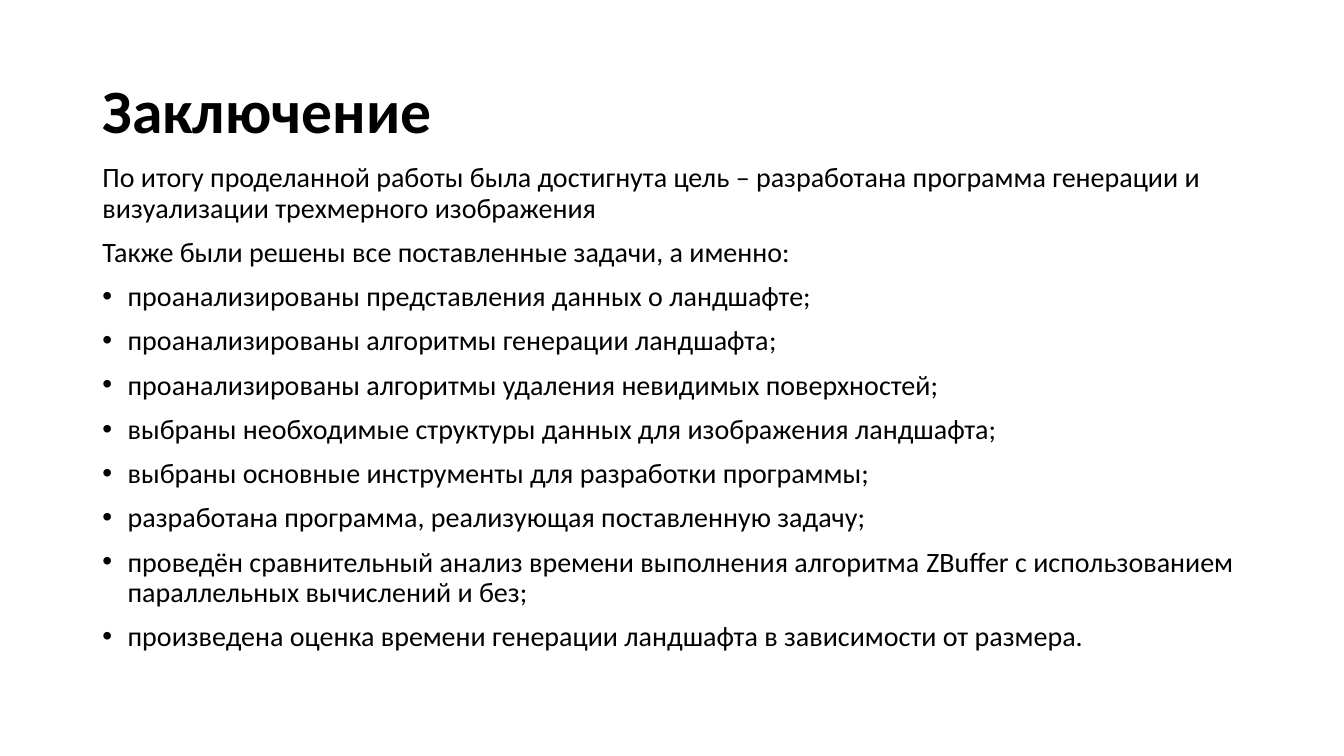
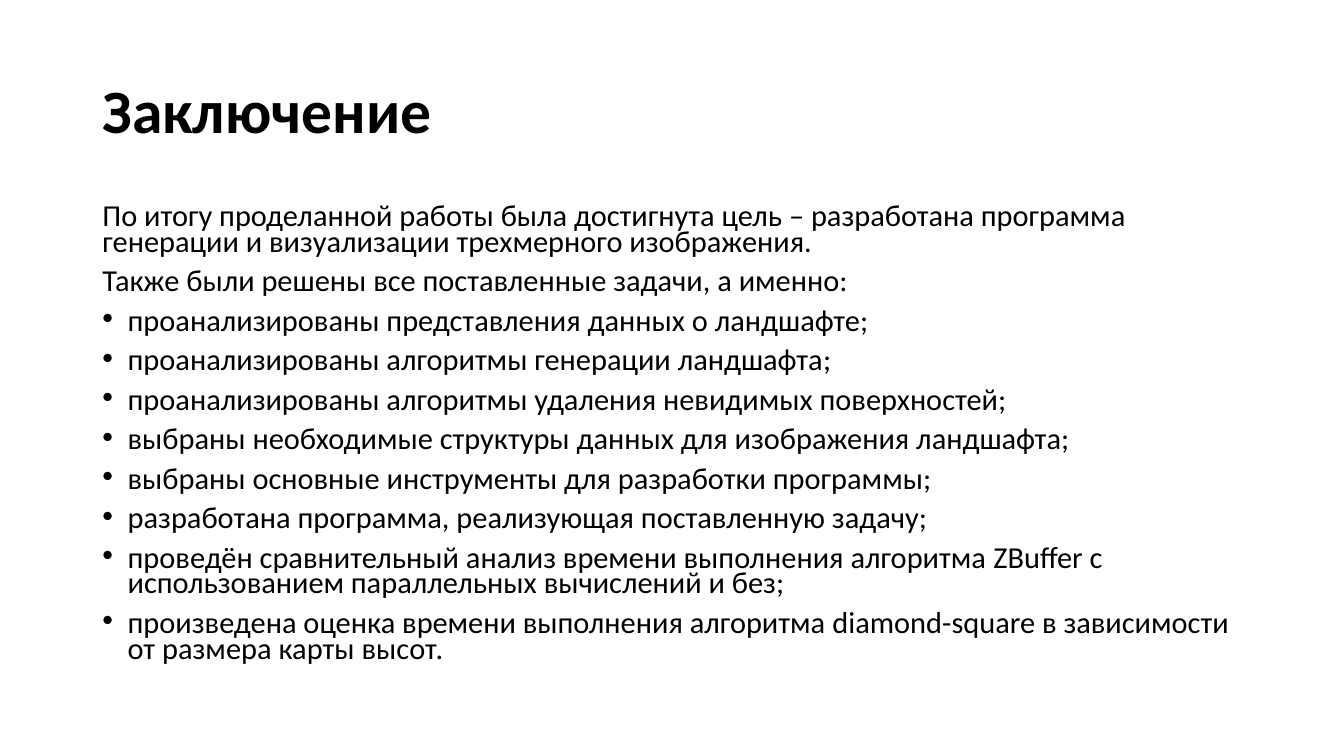
Before and after one commit to Inlucker/LandscapeTest, a slide deck: slide 12 of Presentation/Pronin LandscapeGen.pptx (slide 11 before the commit). Drawn at 1344x756 pixels with LibreOffice and Linux fonts; fonts in the diff are those of the drawing. Boxes give left, top, right and bottom in pixels: in the first picture for what was removed or moved away, otherwise in the second. Text is boxed around its words. In the diff, an @@ line names an element or a change of style, - is before the commit and + after.

```diff
--- a/Presentation/Pronin LandscapeGen.pptx
+++ b/Presentation/Pronin LandscapeGen.pptx
@@ text "По итогу проделанной работы была ...": place and size @@
-text "По итогу проделанной работы была ..." at box(102, 168, 1233, 651)
+text "По итогу проделанной работы была ..." at box(102, 205, 1229, 664)
@@ text at box(102, 205, 1125, 257): text changed; size 20 to 21.7 pt @@
-По итогу проделанной работы была достигнута цель – разработана программа генерации и визуализации трехмерного изображения
+По итогу проделанной работы была достигнута цель – разработана программа генерации и визуализации трехмерного изображения.
@@ text at box(102, 270, 1103, 598): size 20 to 21.7 pt in "Также были решены все поставленные задачи, а ...", "проанализированы представления данных о ландшафте;", "проанализированы алгоритмы генерации ландшафта;", "проанализированы алгоритмы удаления невидимых поверхностей;" and 4 more places; line spacing 0.9 to 0.7 @@
@@ text at box(128, 612, 1229, 664): text changed; size 20 to 21.7 pt @@
-• произведена оценка времени генерации ландшафта в зависимости от размера.
+• произведена оценка времени выполнения алгоритма diamond-square в зависимости от размера карты высот.
```
Also in this commit, not shown: 2 other slides changed, 1 slide added, 3 other files.
